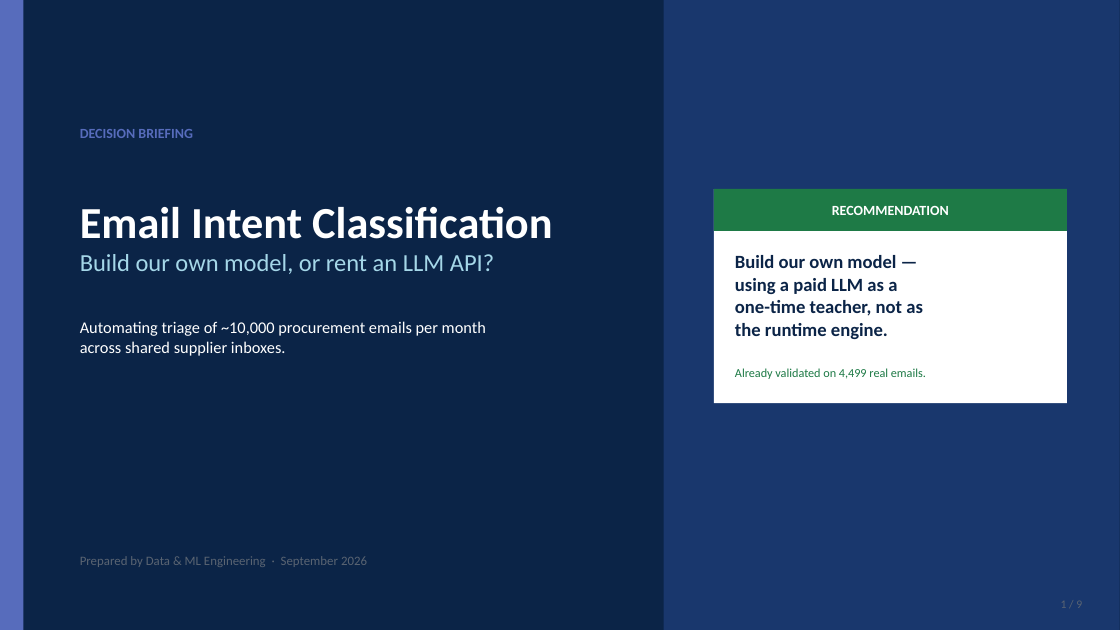
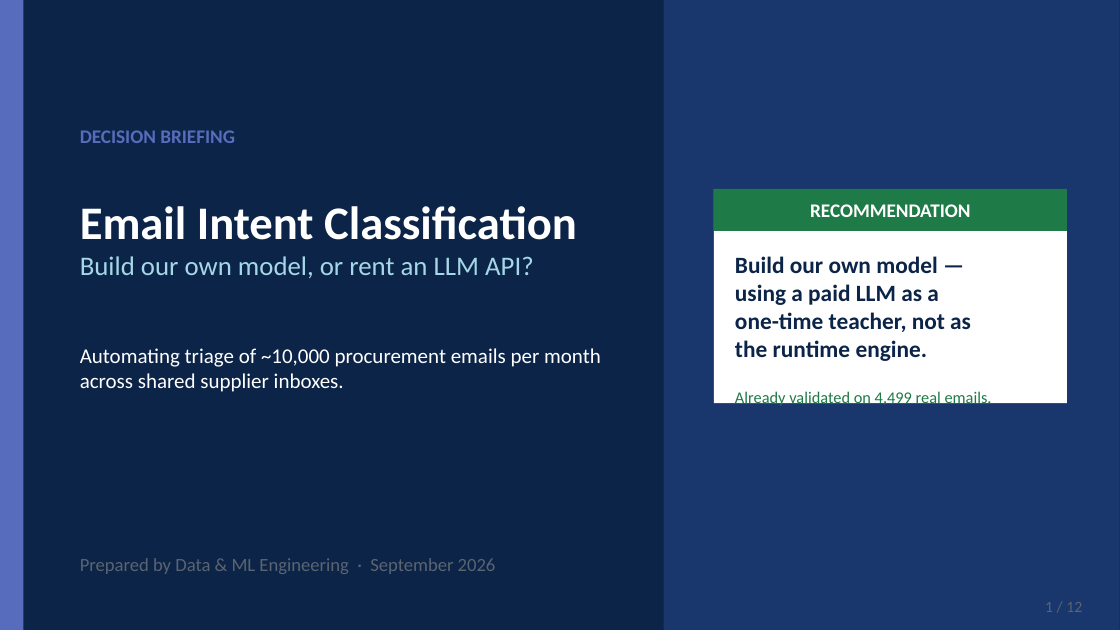
Before and after one commit to orapeasant/emailintent, a slide deck: slide 1 of docs/email_intent_briefing.pptx. Drawn at 1120x630 pixels with LibreOffice and Linux fonts; fonts in the diff are those of the drawing. Boxes give left, top, right and bottom in pixels: in the first picture for what was removed or moved away, otherwise in the second. Text is boxed around its words. In the diff, an @@ line names an element or a change of style, - is before the commit and + after.

```diff
--- a/docs/email_intent_briefing.pptx
+++ b/docs/email_intent_briefing.pptx
@@ text "DECISION BRIEFING" at [80,130,235,143]: size 12 to 16.5 pt @@
@@ title "Email Intent Classification" at [80,206,577,278]: size 38 to 40 pt in "Email Intent Classification"; size 21 to 23 pt in "Build our own model, or rent an ..." @@
@@ rectangle "RECOMMENDATION" at [714,189,1067,231]: size 12 to 16.5 pt @@
@@ text "Build our own model —" at [735,256,992,408]: size 16 to 20 pt in "Build our own model —", "using a paid LLM as a", "one-time teacher, not as", "the runtime engine."; size 10.5 to 14 pt in "Already validated on 4,499 real emails." @@
@@ text at [80,348,601,392]: text changed; size 14 to 18 pt @@
-Automating triage of ~10,000 procurement emails per month
-across shared supplier inboxes.
+Automating triage of ~10,000 procurement emails per month across shared supplier inboxes.
@@ text "Prepared by Data & ML ..." at [80,558,496,574]: size 11 to 16 pt @@
@@ text at [1045,602,1082,612]: text changed; size 10 to 13.5 pt @@
-1 / 9
+1 / 12
```
Also in this commit, not shown: 8 other slides changed, 3 slides added, 2 other files.
